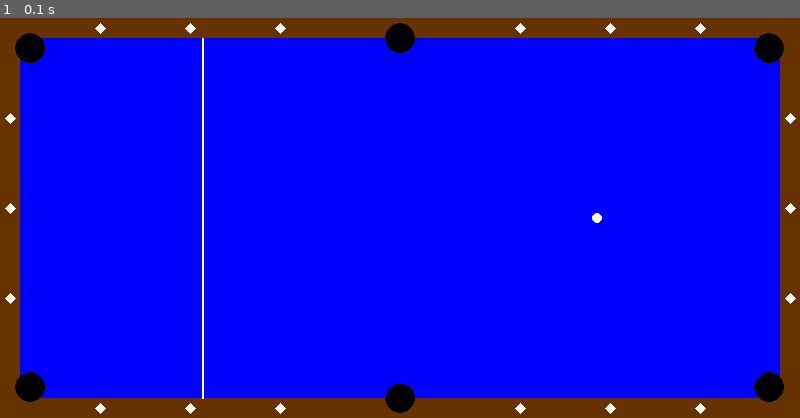
Above: before the commit, frame 1.
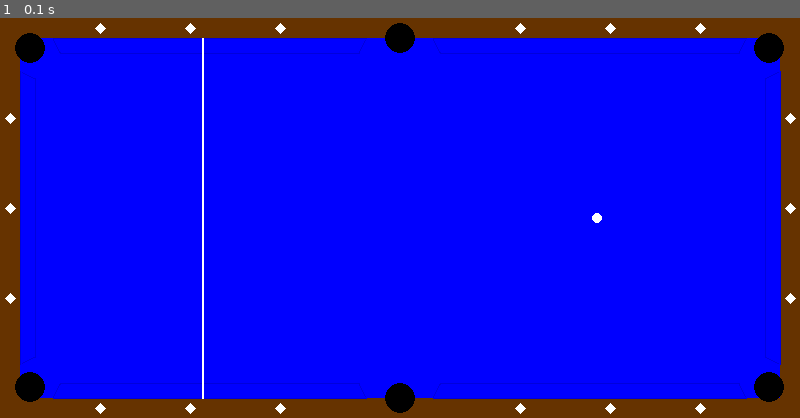
Above: after the commit, the same moment.

Repository: kayan9896/python
Game: pygame game, started from pygame 9ball.py
Two runs of this game, one before a commit and one after it. Both use one fixed random seed, a clock stepped at 60 frames per second and the inputs below.
Inputs:
- Up to frame 1 (0.1 s): no input

The runs differ from the first frame. In frame 1, 1.2% of the frame differs, in the area x 2-98%, y 5-96%.

Commit message:
Update pygame 9ball.py

Diff:
--- a/pygame 9ball.py
+++ b/pygame 9ball.py
@@ -26,6 +26,7 @@
 def draw_diamond(x, y, size, color):
     pygame.draw.polygon(screen, color, [(x, y-size), (x+size, y), (x, y+size), (x-size, y)])
 
+
 # Function to draw the pool table
 def draw_pool_table():
     # Draw the blue surface
@@ -37,9 +38,110 @@
     pygame.draw.rect(screen, BROWN, (0, 0, EDGE_WIDTH, HEIGHT))
     pygame.draw.rect(screen, BROWN, (WIDTH-EDGE_WIDTH, 0, EDGE_WIDTH, HEIGHT))
 
+    # Buffer color (slightly lighter blue to represent a raised surface)
+    BUFFER_COLOR = (0, 0, 220)  # Slightly darker blue for the buffer border
+    BUFFER_INNER_COLOR = BLUE   # Same as table surface
+
     # Calculate offset based on radius
     pocket_radius = POCKET_RADIUS
     offset = pocket_radius / math.sqrt(2)
+
+    # Buffer height (same as pocket radius)
+    buffer_height = pocket_radius
+
+    # Function to draw a buffer
+    def draw_buffer(start_x, start_y, length, is_vertical=False, is_top=False):
+        if is_vertical:
+            if is_top:
+                # Top vertical buffer points
+                points = [
+                    (start_x, start_y + pocket_radius/2),  # Top left
+                    (start_x + buffer_height, start_y + pocket_radius),  # Top right
+                    (start_x + buffer_height, start_y + length - pocket_radius),  # Bottom right
+                    (start_x, start_y + length - pocket_radius/2)  # Bottom left
+                ]
+            else:
+                # Bottom vertical buffer points
+                points = [
+                    (start_x - buffer_height, start_y + pocket_radius),  # Top left
+                    (start_x, start_y + pocket_radius/2),  # Top right
+                    (start_x, start_y + length - pocket_radius/2),  # Bottom right
+                    (start_x - buffer_height, start_y + length - pocket_radius)  # Bottom left
+                ]
+        else:
+            if is_top:
+                # Top horizontal buffer points
+                points = [
+                    (start_x + pocket_radius/2, start_y),  # Top left
+                    (start_x + pocket_radius, start_y + buffer_height),  # Bottom left
+                    (start_x + length - pocket_radius, start_y + buffer_height),  # Bottom right
+                    (start_x + length - pocket_radius/2, start_y)  # Top right
+                ]
+            else:
+                # Bottom horizontal buffer points
+                points = [
+                    (start_x + pocket_radius, start_y - buffer_height),  # Top left
+                    (start_x + pocket_radius/2, start_y),  # Bottom left
+                    (start_x + length - pocket_radius/2, start_y),  # Bottom right
+                    (start_x + length - pocket_radius, start_y - buffer_height)  # Top right
+                ]
+
+        # Draw buffer border
+        pygame.draw.polygon(screen, BUFFER_COLOR, points)
+
+        # Draw buffer inner surface
+        if is_vertical:
+            if is_top:
+                inner_points = [
+                    (start_x + 1, start_y + pocket_radius/2 + 1),
+                    (start_x + buffer_height - 1, start_y + pocket_radius + 1),
+                    (start_x + buffer_height - 1, start_y + length - pocket_radius - 1),
+                    (start_x + 1, start_y + length - pocket_radius/2 - 1)
+                ]
+            else:
+                inner_points = [
+                    (start_x - buffer_height + 1, start_y + pocket_radius + 1),
+                    (start_x - 1, start_y + pocket_radius/2 + 1),
+                    (start_x - 1, start_y + length - pocket_radius/2 - 1),
+                    (start_x - buffer_height + 1, start_y + length - pocket_radius - 1)
+                ]
+        else:
+            if is_top:
+                inner_points = [
+                    (start_x + pocket_radius/2 + 1, start_y + 1),
+                    (start_x + pocket_radius + 1, start_y + buffer_height - 1),
+                    (start_x + length - pocket_radius - 1, start_y + buffer_height - 1),
+                    (start_x + length - pocket_radius/2 - 1, start_y + 1)
+                ]
+            else:
+                inner_points = [
+                    (start_x + pocket_radius + 1, start_y - buffer_height + 1),
+                    (start_x + pocket_radius/2 + 1, start_y - 1),
+                    (start_x + length - pocket_radius/2 - 1, start_y - 1),
+                    (start_x + length - pocket_radius - 1, start_y - buffer_height + 1)
+                ]
+        pygame.draw.polygon(screen, BUFFER_INNER_COLOR, inner_points)
+
+    # Draw buffers for top edge
+    draw_buffer(EDGE_WIDTH + offset + pocket_radius, EDGE_WIDTH,
+                (WIDTH/2 - EDGE_WIDTH - 2*offset - 2*pocket_radius), is_top=True)
+    draw_buffer(WIDTH/2 + offset + pocket_radius, EDGE_WIDTH,
+                (WIDTH/2 - EDGE_WIDTH - 2*offset - 2*pocket_radius), is_top=True)
+
+    # Draw buffers for bottom edge
+    draw_buffer(EDGE_WIDTH + offset + pocket_radius, HEIGHT - EDGE_WIDTH,
+                (WIDTH/2 - EDGE_WIDTH - 2*offset - 2*pocket_radius))
+    draw_buffer(WIDTH/2 + offset + pocket_radius, HEIGHT - EDGE_WIDTH,
+                (WIDTH/2 - EDGE_WIDTH - 2*offset - 2*pocket_radius))
+
+    # Draw buffers for left edge
+    draw_buffer(EDGE_WIDTH, EDGE_WIDTH + offset + pocket_radius,
+                (HEIGHT - 2*EDGE_WIDTH - 2*offset - 2*pocket_radius), is_vertical=True, is_top=True)
+
+    # Draw buffers for right edge
+    draw_buffer(WIDTH - EDGE_WIDTH, EDGE_WIDTH + offset + pocket_radius,
+                (HEIGHT - 2*EDGE_WIDTH - 2*offset - 2*pocket_radius), is_vertical=True)
+
 
     # Draw the pockets
     # For each corner pocket, start from inner edge intersection and offset the center
